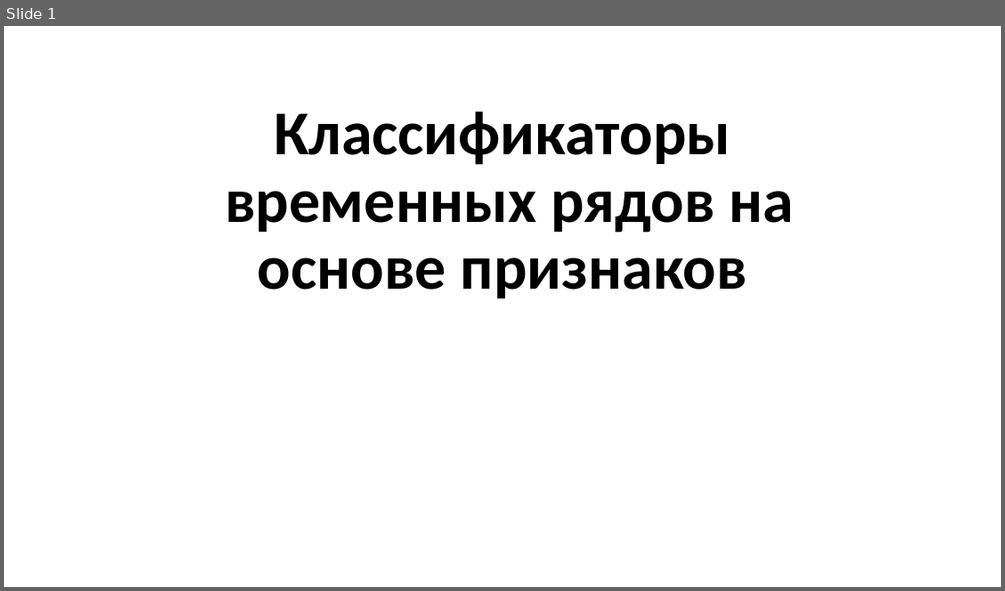
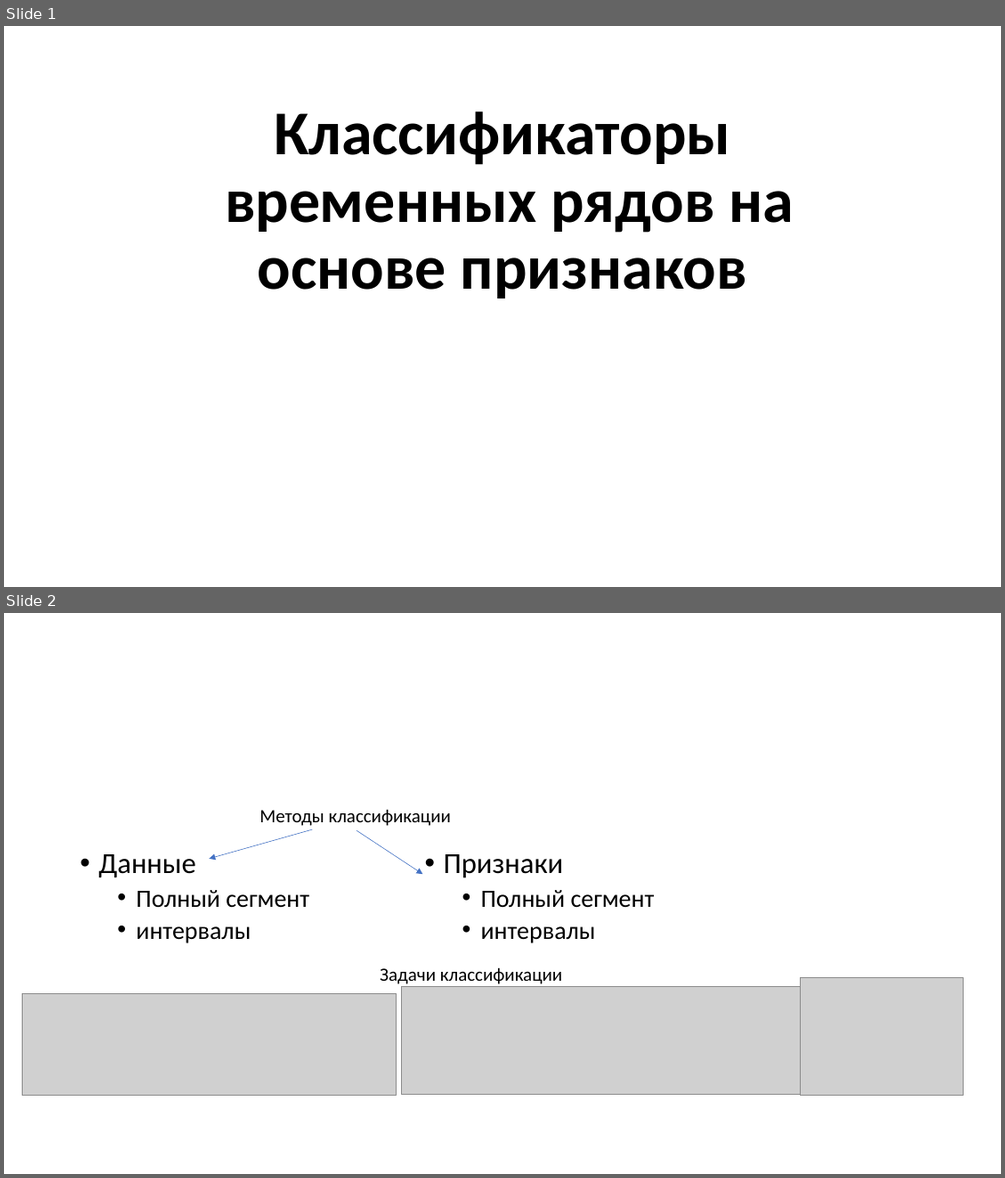
Before and after one commit to MVRonkin/TimeSeriesCourse, a slide deck: 2024/Lec/Юнит 18 - Классификация-2.pptx. Shown one above the other, each under a label of ours: slide 1 before the commit, slides 1 and 2 after it. The pictures are 1005x591 and 1005x1178 pixels, drawn with LibreOffice and Linux fonts; fonts in the diff are those of the drawing; grey boxes stand for pictures. Boxes give left, top, right and bottom in pixels: in the first picture for what was removed or moved away, otherwise in the second. Text is boxed around its words. In the diff, an @@ line names an element or a change of style, - is before the commit and + after.

```diff
--- a/2024/Lec/Юнит 18 - Классификация-2.pptx
+++ b/2024/Lec/Юнит 18 - Классификация-2.pptx
@@ slide 2 added at bbox=[4, 613, 1001, 1174], background #FFFFFF @@
@@ text added at bbox=[259, 809, 451, 826], 18 pt, text #000000 @@
+Методы классификации
@@ arrow added from (312, 829) to (209, 859), #4472C4 0.5 pt @@
@@ arrow added from (357, 831) to (423, 874), #4472C4 0.5 pt @@
@@ text added at bbox=[98, 854, 309, 943], 24 pt, text #000000 @@
+• Данные
+  • Полный сегмент
+  • интервалы
@@ text added at bbox=[444, 854, 655, 943], 24 pt, text #000000 @@
+• Признаки
+  • Полный сегмент
+  • интервалы
@@ text added at bbox=[380, 967, 562, 984], 18 pt, text #000000 @@
+Задачи классификации
@@ picture added at bbox=[402, 986, 802, 1094] @@
@@ picture added at bbox=[800, 978, 963, 1095] @@
@@ picture added at bbox=[22, 994, 396, 1095] @@
```
Also in this commit, not shown: 3 slides changed, 1 other slide added, 1 slide removed, 19 other files.
